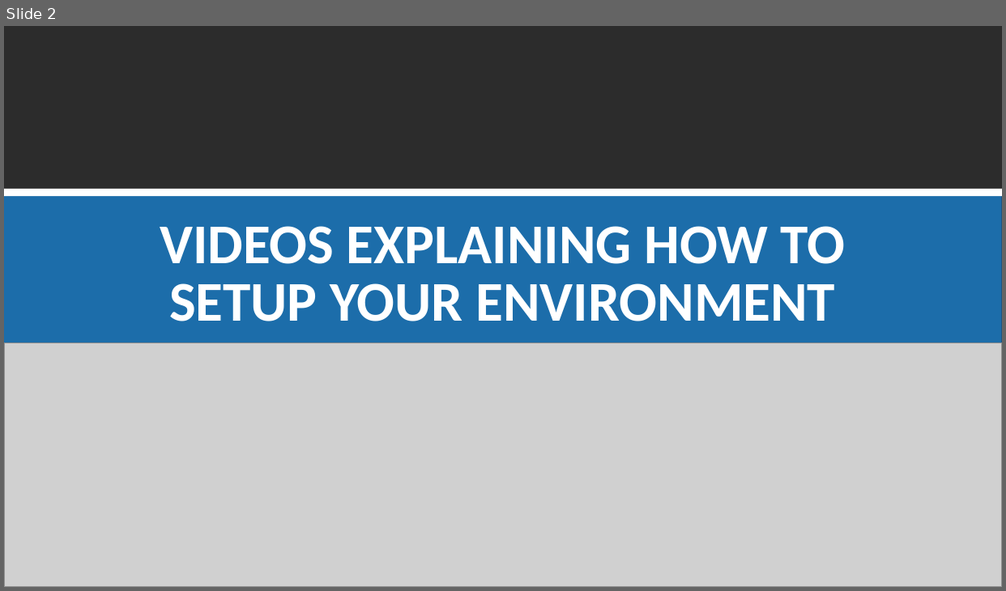
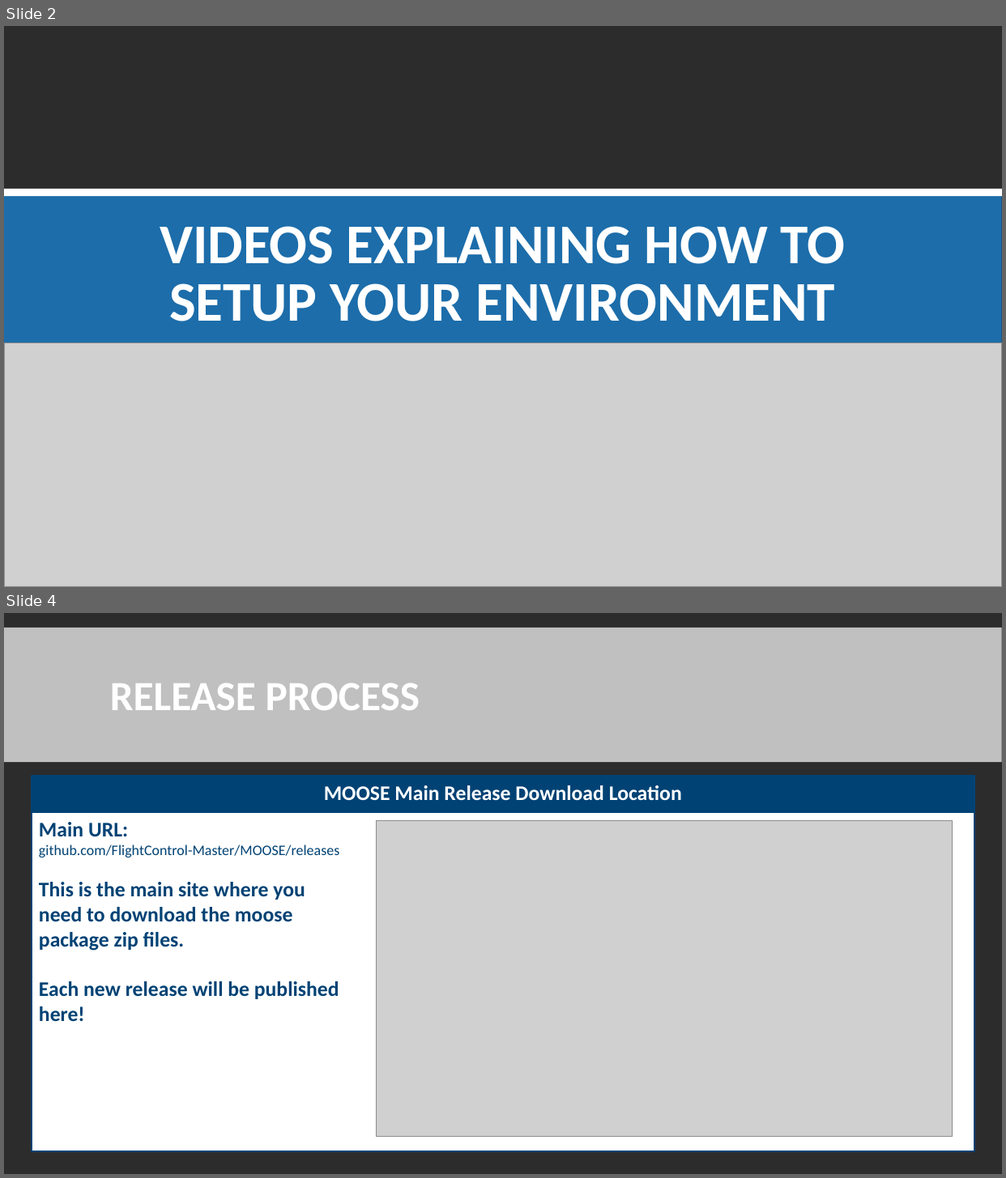
Before and after one commit to FlightControl-Master/MOOSE_PRESENTATIONS, a slide deck: Moose Presentations/SETUP.pptx. Shown one above the other, each under a label of ours: slide 2 before the commit, slides 2 and 4 after it; the slides between them are not shown. The pictures are 1006x591 and 1006x1178 pixels, drawn with LibreOffice and Linux fonts; fonts in the diff are those of the drawing; grey boxes stand for pictures; background and template pictures are left out. Boxes give left, top, right and bottom in pixels: in the first picture for what was removed or moved away, otherwise in the second. Text is boxed around its words. In the diff, an @@ line names an element or a change of style, - is before the commit and + after.

```diff
--- a/Moose Presentations/SETUP.pptx
+++ b/Moose Presentations/SETUP.pptx
@@ slide 4 added at bbox=[4, 613, 1002, 1174], background picture (left out) @@
@@ rectangle added at bbox=[4, 628, 1002, 762], fill #FFFFFF at 70% opacity @@
@@ title added at bbox=[110, 683, 420, 710], 40 pt, text #FFFFFF, bold @@
+RELEASE PROCESS
@@ rectangle added at bbox=[32, 776, 975, 813], fill #004274, outline #004274 1 pt, 20 pt, text #FFFFFF, bold @@
+MOOSE Main Release Download Location
@@ rectangle added at bbox=[32, 813, 975, 1152], fill #FFFFFF, outline #004274 1.5 pt, 20 pt, text #004274, bold @@
+Main URL:
+github.com/FlightControl-Master/MOOSE/releases
+This is the main site where you
+need to download the moose
+package zip files.
+Each new release will be published
+here!
@@ picture added at bbox=[376, 821, 953, 1137] @@
```
Also in this commit, not shown: 2 slides changed, 4 other slides added, 1 other file.
